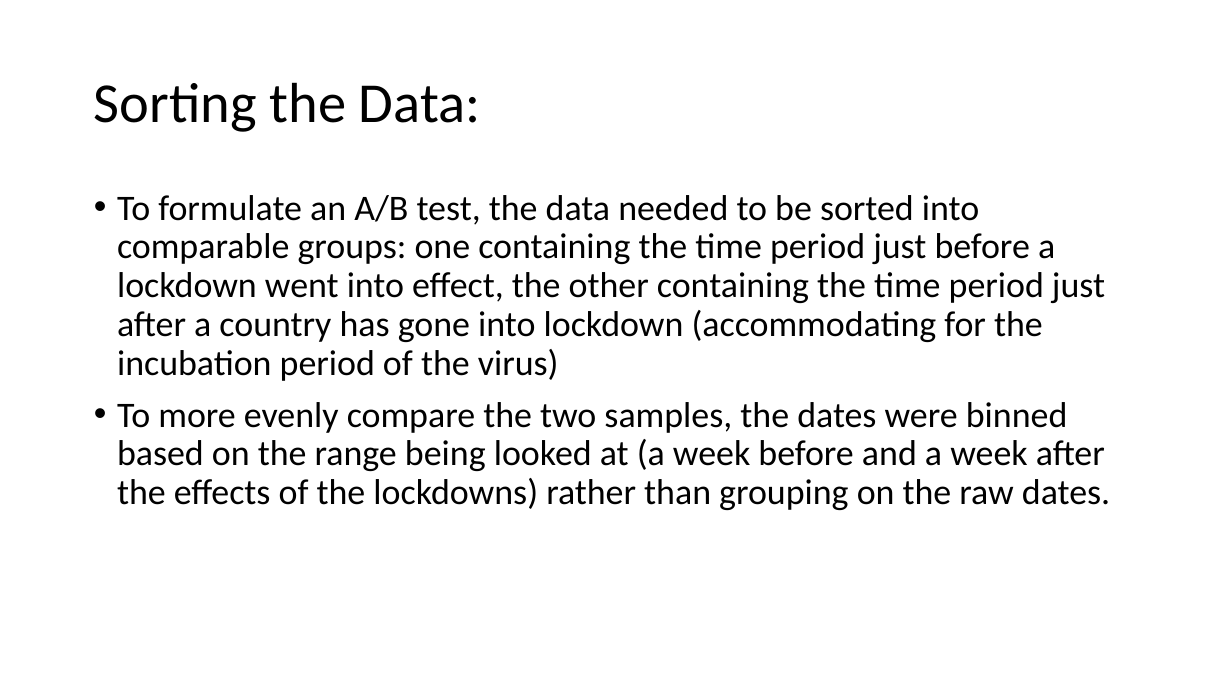
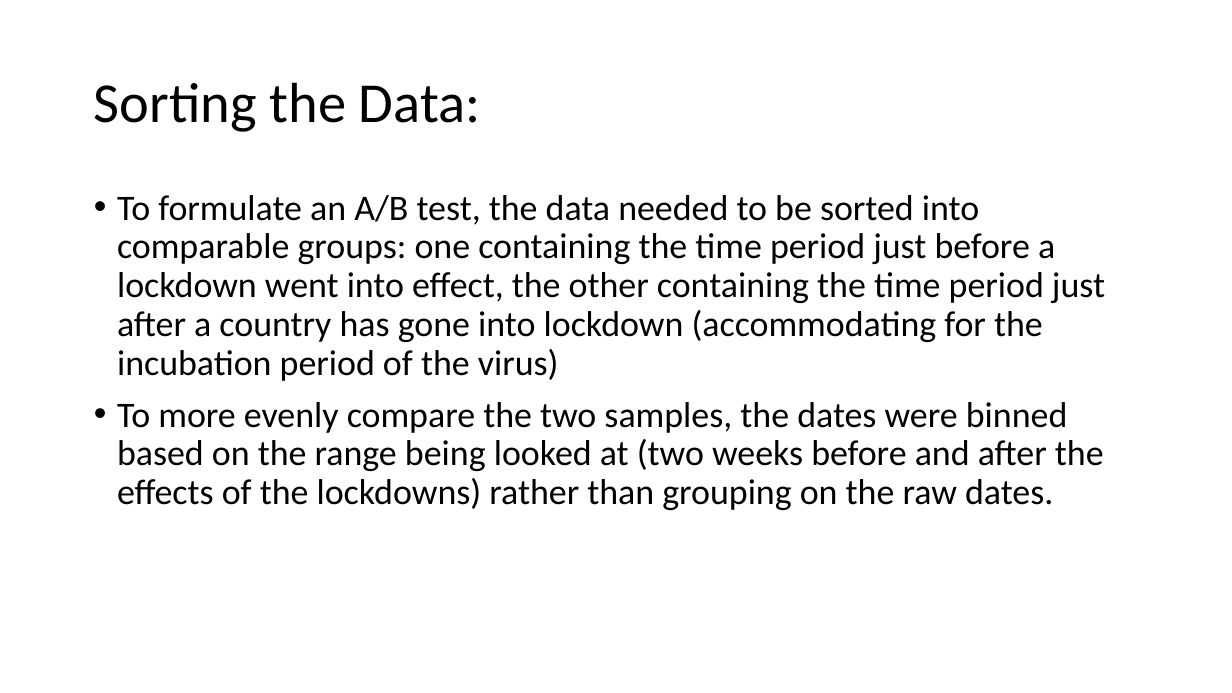
Before and after one commit to RPerron91/Lockdown-Efficacy, a slide deck: slide 5 of capstone1_covid-19.pptx (slide 4 before the commit). Drawn at 1232x693 pixels with LibreOffice and Linux fonts; fonts in the diff are those of the drawing. Boxes give left, top, right and bottom in pixels: in the first picture for what was removed or moved away, otherwise in the second. Text is boxed around its words. In the diff, an @@ line names an element or a change of style, - is before the commit and + after.

```diff
--- a/capstone1_covid-19.pptx
+++ b/capstone1_covid-19.pptx
@@ text at bbox=[117, 402, 1104, 510]: text changed @@
-• To more evenly compare the two samples, the dates were binned based on the range being looked at (a week before and a week after the effects of the lockdowns) rather than grouping on the raw dates.
+• To more evenly compare the two samples, the dates were binned based on the range being looked at (two weeks before and after the effects of the lockdowns) rather than grouping on the raw dates.
```
Also in this commit, not shown: 4 other slides changed, 4 slides added, 4 slides removed, 1 other file.
